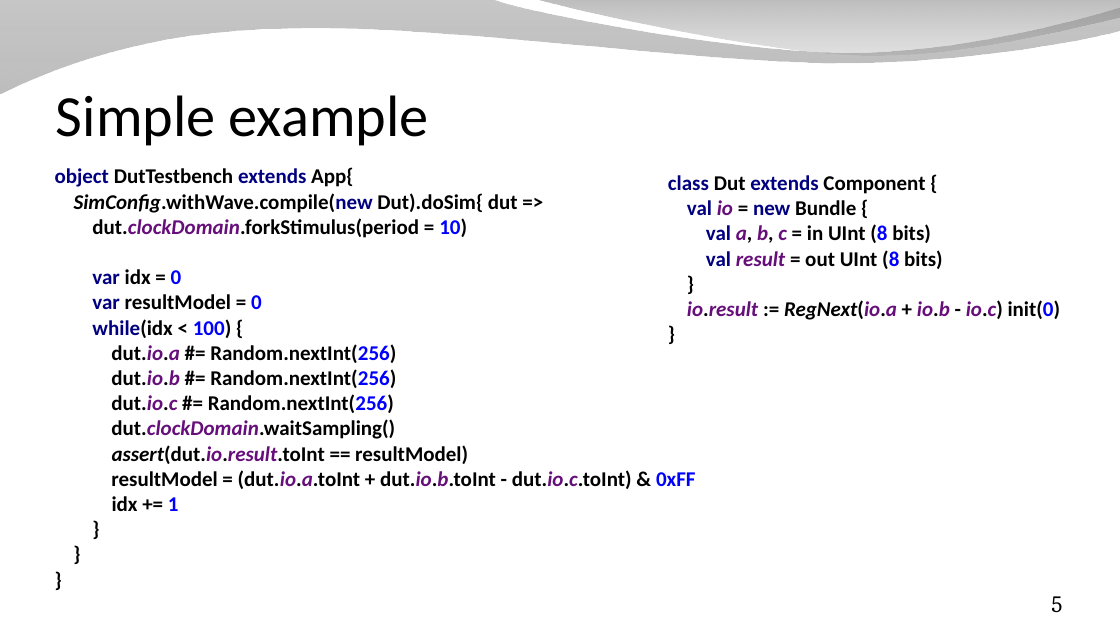
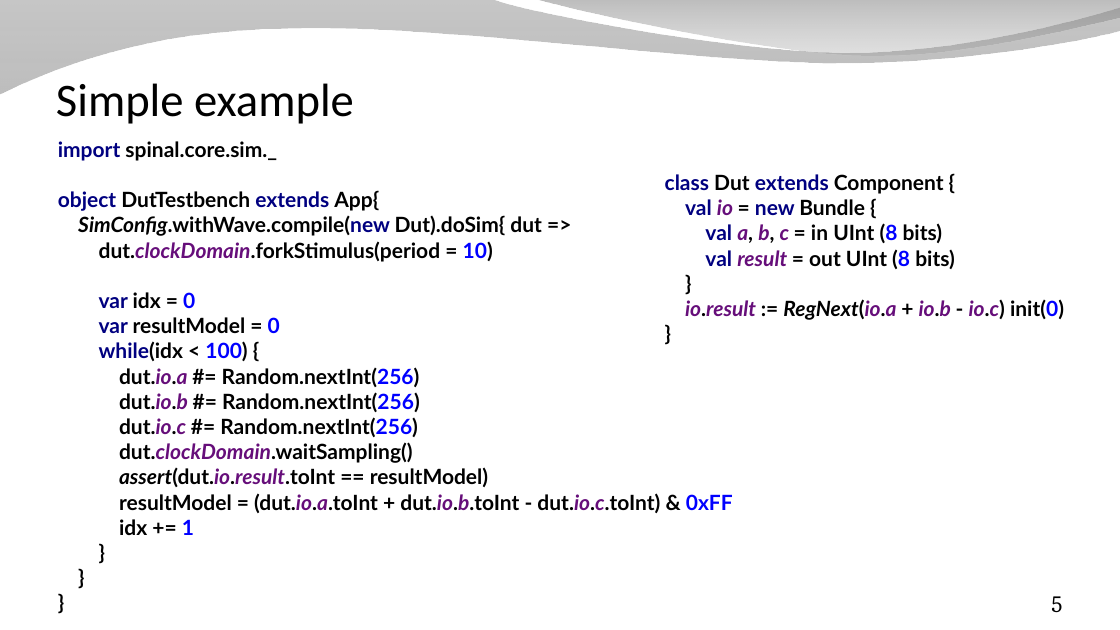
Before and after one commit to SpinalHDL/SpinalDoc, a slide deck: slide 5 of presentation/en/workshop/sim.odp. Drawn at 1120x630 pixels with LibreOffice and Linux fonts; fonts in the diff are those of the drawing; background and template pictures are left out. Boxes give left, top, right and bottom in pixels: in the first picture for what was removed or moved away, otherwise in the second. Text is boxed around its words. In the diff, an @@ line names an element or a change of style, - is before the commit and + after.

```diff
--- a/presentation/en/workshop/sim.odp
+++ b/presentation/en/workshop/sim.odp
@@ title "Simple example" moved from (x1=56, y1=95, x2=429, y2=146) to (x1=56, y1=83, x2=354, y2=124) @@
@@ title "Simple example" at (x1=56, y1=83, x2=354, y2=124): size 50 to 40 pt @@
@@ text "import spinal.core.sim._" moved from (x1=55, y1=167, x2=696, y2=511) to (x1=58, y1=141, x2=733, y2=535) @@
@@ text at (x1=58, y1=141, x2=277, y2=161): paragraph added @@
+import spinal.core.sim._
@@ text "class Dut extends Component { ..." at (x1=665, y1=174, x2=1064, y2=320): font Calibri to Lato @@
@@ text at (x1=58, y1=190, x2=733, y2=535): font Calibri to Lato @@
```
Also in this commit, not shown: 5 other slides changed, 1 slide added, 11 other files.
